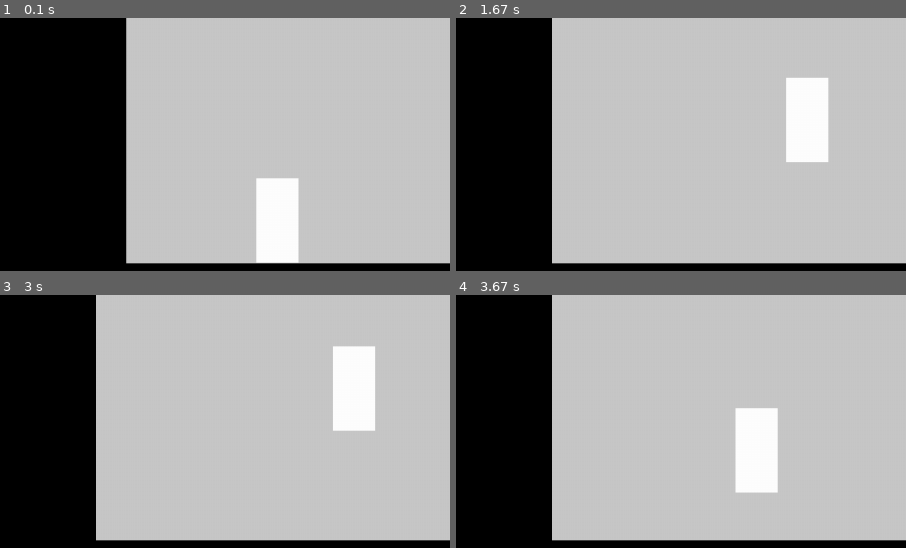
Above: before the commit, frames 1-4 (two rows, left to right).
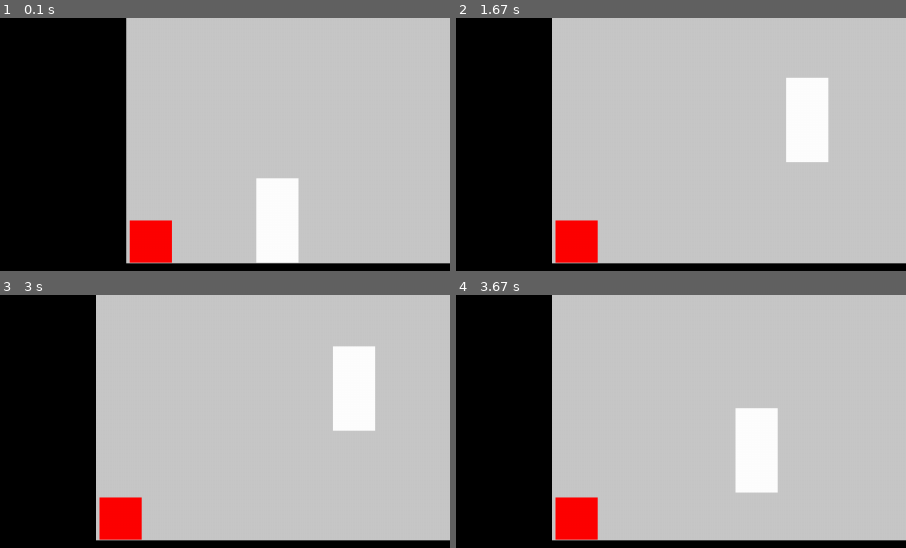
Above: after the commit, the same moments.

Repository: dast3rr/pygameproject_2DPlaformer
Game: pygame game, started from code/main.py
Two runs of this game, one before a commit and one after it. Both use one fixed random seed, a clock stepped at 60 frames per second and the inputs below.
Inputs:
- Up to frame 1 (0.1 s): no input
- Up to frame 2 (1.67 s): hold D 0.33-0.8 s; hold D 0.83-1.3 s; tap Space at 0.9, 1.2, 1.4 s; hold A from 1.33 s (still down)
- Up to frame 3 (3 s): tap Space at 1.7, 1.97, 2.27, 2.4, 2.7 s; release A at 1.87 s; hold A 1.9-2.3 s; hold D 2.33-2.97 s
- Up to frame 4 (3.67 s): hold A 3-3.47 s; tap Space at 3.07, 3.37, 3.57 s; hold D from 3.5 s (still down)
The pictures show only the part of the screen within x 21-71%, y 18-68%; the shares and areas given below are measured in that part.

The runs differ from the first frame. In frame 1, 1.6% of the frame differs, in the area x 28-39%, y 79-97%; in frame 2, 1.6%; in frame 3, 1.6%; in frame 4, 1.6%.

Commit message:
поменял межфайловую систему

Diff:
--- a/code/data.py
+++ b/code/data.py
@@ -1,5 +1,15 @@
-# все кординаты стен
-cords = [(-100, -185, 69, 391), (-100, -185, 191, 68), (-100, 20, 102, 186), (-100, 20, 227, 34), (-100, 144, 647, 62),
-         (-100, -185, 300, 31), (245, -185, 302, 68), (81, -185, 10, 180), (81, -68, 170, 17), (482, -185, 65, 391),
-         (162, 40, 166, 66), (245, -185, 302, 31), (352, 38, 192, 74), (290, -72, 160, 17), (402, -17, 48, 30),
-         (110, -115, 50, 20), (180, -130, 30, 10)]
+from initialization import initialization, N
+
+
+start_jump_altitude = -100000
+start_jump_from_wall_position = 0
+jump = False
+jump_from_wall = False
+speeds_before_jump = [0, 0]
+
+# скорости
+move_speed = 40 * N
+fall_speed = 60 * N
+jump_speed = 60 * N
+
+# инициализация главного героя и платформ.
--- a/code/graphics.py
+++ b/code/graphics.py
@@ -3,23 +3,11 @@
 import sys
 from screeninfo import get_monitors
 
-# группы спрайтов
-platforms = pygame.sprite.Group()
-character = pygame.sprite.Group()
-horizontal_platforms = pygame.sprite.Group()
-vertical_platforms = pygame.sprite.Group()
 
-# коэфициент масштабирования
-N = 6
 
-# получаю параметры монитора, по ним делаю окно игры
-monitor = get_monitors()[0]
-size = monitor.width, monitor.height
 
-# сам экран
-screen = pygame.display.set_mode(size)
-# частота обноления экрана
-fps = 60
+
+
 
 
 # def load_image(name, colorkey=None):
@@ -40,10 +28,10 @@
 
 # класс для горизонтальных пересечений и картинки
 class Character(pygame.sprite.Sprite):
-    def __init__(self, x, y, a, b, color):
+    def __init__(self, x, y, a, b, color, *groups):
         # всякие кординаты
         self.color = color
-        super().__init__(character)
+        super().__init__(character, *groups)
         w, h = screen.get_size()
         self.a, self.b = a * N, b * N
         x *= N
@@ -110,7 +98,6 @@
         pass
 
 
-
 # класс стен
 class Platform(pygame.sprite.Sprite):
     def __init__(self, x, y, a, b, *groups):
@@ -131,3 +118,38 @@
     # обновление положения
     def update(self):
         pygame.draw.rect(screen, 'black', self.rect)
+
+def initialization():
+    cords = [(-100, -185, 69, 391), (-100, -185, 191, 68), (-100, 20, 102, 186), (-100, 20, 227, 34),
+             (-100, 144, 647, 62),
+             (-100, -185, 300, 31), (245, -185, 302, 68), (81, -185, 10, 180), (81, -68, 170, 17), (482, -185, 65, 391),
+             (162, 40, 166, 66), (245, -185, 302, 31), (352, 38, 192, 74), (290, -72, 160, 17), (402, -17, 48, 30),
+             (110, -115, 50, 20), (180, -130, 30, 10)]
+    for cord in cords:
+        x, y, a, b = cord
+        Platform(x + 1 / N, y, a - 2 / N, b, platforms, horizontal_platforms)
+        Platform(x, y + 1 / N, a, b - 2 / N, platforms, vertical_platforms)
+
+    # главный герой
+    Enemy(-30, 10, 10, 10, 'red', enemies)
+    main_character = MainCharacter(0, 0, 10, 20, 'white')
+
+    return main_character
+
+# получаю параметры монитора, по ним делаю окно игры
+monitor = get_monitors()[0]
+size = monitor.width, monitor.height
+
+# сам экран
+screen = pygame.display.set_mode(size)
+# частота обноления экрана
+fps = 60
+
+# группы спрайтов
+platforms = pygame.sprite.Group()
+character = pygame.sprite.Group()
+horizontal_platforms = pygame.sprite.Group()
+vertical_platforms = pygame.sprite.Group()
+enemies = pygame.sprite.Group()
+N = 6
+main_character = initialization()
--- /dev/null
+++ b/code/initialization.py
@@ -0,0 +1,22 @@
+from graphics import Platform, platforms, horizontal_platforms, vertical_platforms, MainCharacter, enemies, Enemy
+
+
+def initialization():
+    cords = [(-100, -185, 69, 391), (-100, -185, 191, 68), (-100, 20, 102, 186), (-100, 20, 227, 34),
+             (-100, 144, 647, 62),
+             (-100, -185, 300, 31), (245, -185, 302, 68), (81, -185, 10, 180), (81, -68, 170, 17), (482, -185, 65, 391),
+             (162, 40, 166, 66), (245, -185, 302, 31), (352, 38, 192, 74), (290, -72, 160, 17), (402, -17, 48, 30),
+             (110, -115, 50, 20), (180, -130, 30, 10)]
+    for cord in cords:
+        x, y, a, b = cord
+        Platform(x + 1 / N, y, a - 2 / N, b, platforms, horizontal_platforms)
+        Platform(x, y + 1 / N, a, b - 2 / N, platforms, vertical_platforms)
+
+    # главный герой
+    Enemy(-30, 10, 10, 10, 'red', enemies)
+    main_character = MainCharacter(0, 0, 10, 20, 'white')
+
+    return main_character
+
+
+N = 6
--- a/code/main.py
+++ b/code/main.py
@@ -1,19 +1,10 @@
-from graphics import Platform, platforms, screen, fps, size, MainCharacter, vertical_platforms, horizontal_platforms, \
-    character, N
-from data import cords
+from graphics import platforms, screen, fps, size, \
+    character, enemies, main_character
+from data import move_speed, start_jump_from_wall_position, start_jump_altitude, jump, jump_from_wall, \
+    jump_speed, fall_speed
 
 import pygame
 import os
-
-def initialization():
-    for cord in cords:
-        x, y, a, b = cord
-        Platform(x + 1 / N, y, a - 2 / N, b, platforms, horizontal_platforms)
-        Platform(x, y + 1 / N, a, b - 2 / N, platforms, vertical_platforms)
-
-    # главный герой
-    main_character = MainCharacter(0, 0, 10, 20, 'white')
-    return main_character
 
 
 class Camera:
@@ -30,43 +21,49 @@
 
         r = 30 * N
         if d_x > r:
-            for platform in platforms:
-                platform.rect.x -= (d_x - r)
+            for sprite in platforms:
+                sprite.rect.x -= (d_x - r)
+            for sprite in enemies:
+                sprite.rect.x -= (d_x - r)
             main_character.rect.x -= d_x - r
             self.x = main_character.rect.x - r
             start_jump_from_wall_position -= (d_x - r)
         elif d_x < -r:
-            for platform in platforms:
-                platform.rect.x -= (d_x + r)
+            for sprite in platforms:
+                sprite.rect.x -= (d_x + r)
+            for sprite in enemies:
+                sprite.rect.x -= (d_x + r)
             main_character.rect.x -= d_x + r
             self.x = main_character.rect.x + r
             start_jump_from_wall_position -= (d_x + r)
         if d_y > r:
-            for platform in platforms:
-                platform.rect.y -= (d_y - r)
+            for sprite in platforms:
+                sprite.rect.y -= (d_y - r)
+            for sprite in enemies:
+                sprite.rect.y -= (d_y - r)
             main_character.rect.y -= d_y - r
             self.y = main_character.rect.y - r
             start_jump_altitude -= (d_y - r)
         elif d_y < -r:
-            for platform in platforms:
-                platform.rect.y -= (d_y + r)
+            for sprite in platforms:
+                sprite.rect.y -= (d_y + r)
+            for sprite in enemies:
+                sprite.rect.y -= (d_y + r)
             main_character.rect.y -= d_y + r
             self.y = main_character.rect.y + r
             start_jump_altitude -= (d_y + r)
-
 
 
 if __name__ == '__main__':
     # Перемещаю экран на центр
     os.environ['SDL_VIDEO_CENTERED'] = '1'
 
+    N = 6
+
     pygame.init()
     pygame.display.set_mode(size)
     # таймер для обновления фпс - 60
     clock = pygame.time.Clock()
-
-    # скорость падения, прыжка и передвижения
-
 
     # пустое значение
     start_jump_altitude = -100000
@@ -79,9 +76,6 @@
     move_speed = 40 * N
     fall_speed = 60 * N
     jump_speed = 60 * N
-
-    # инициализация главного героя и платформ.
-    main_character = initialization()
 
     # перемещение в стороны
     right = left = 0
